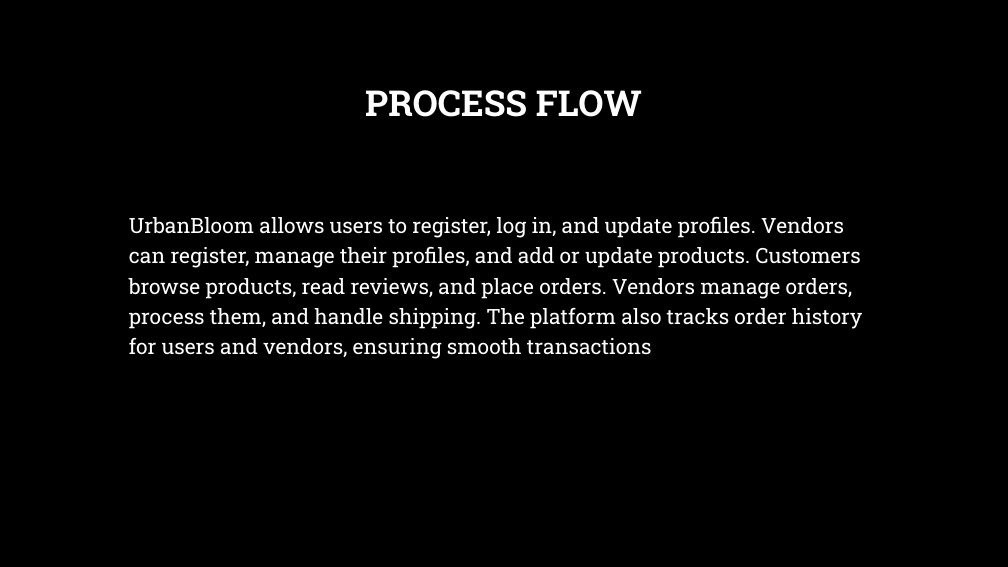
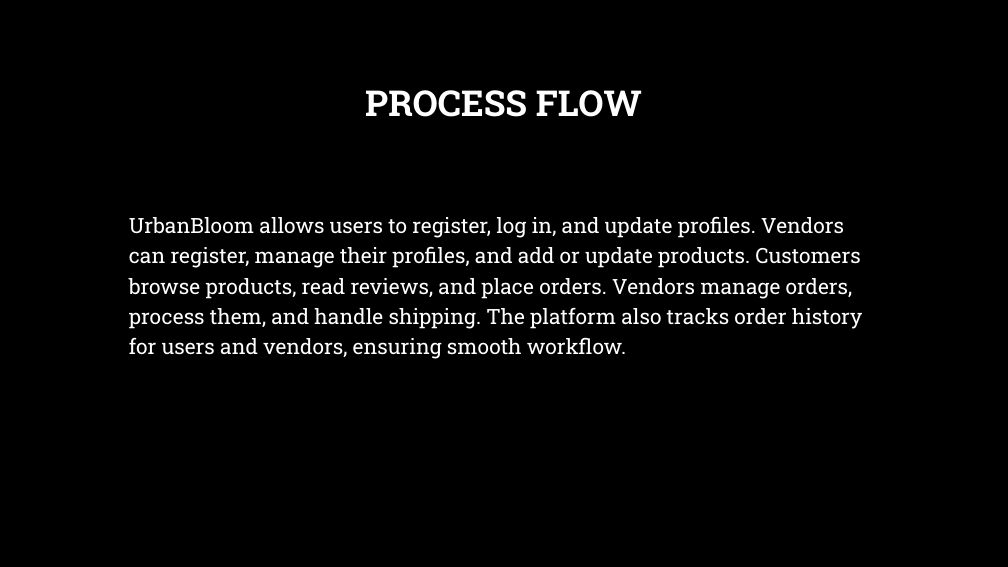
Before and after one commit to NikhilRameshHegde/CapstoneDocumentation, a slide deck: slide 3 of URBAN BLOOM Project (1).pptx. Drawn at 1008x567 pixels with LibreOffice and Linux fonts; fonts in the diff are those of the drawing; background and template pictures are left out. Boxes give left, top, right and bottom in pixels: in the first picture for what was removed or moved away, otherwise in the second. Text is boxed around its words. In the diff, an @@ line names an element or a change of style, - is before the commit and + after.

Commit message:
updated presentation

```diff
--- a/URBAN BLOOM Project (1).pptx
+++ b/URBAN BLOOM Project (1).pptx
@@ text at (129,216,863,359): text changed @@
-UrbanBloom allows users to register, log in, and update profiles. Vendors can register, manage their profiles, and add or update products. Customers browse products, read reviews, and place orders. Vendors manage orders, process them, and handle shipping. The platform also tracks order history for users and vendors, ensuring smooth transactions
+UrbanBloom allows users to register, log in, and update profiles. Vendors can register, manage their profiles, and add or update products. Customers browse products, read reviews, and place orders. Vendors manage orders, process them, and handle shipping. The platform also tracks order history for users and vendors, ensuring smooth workflow.
```
